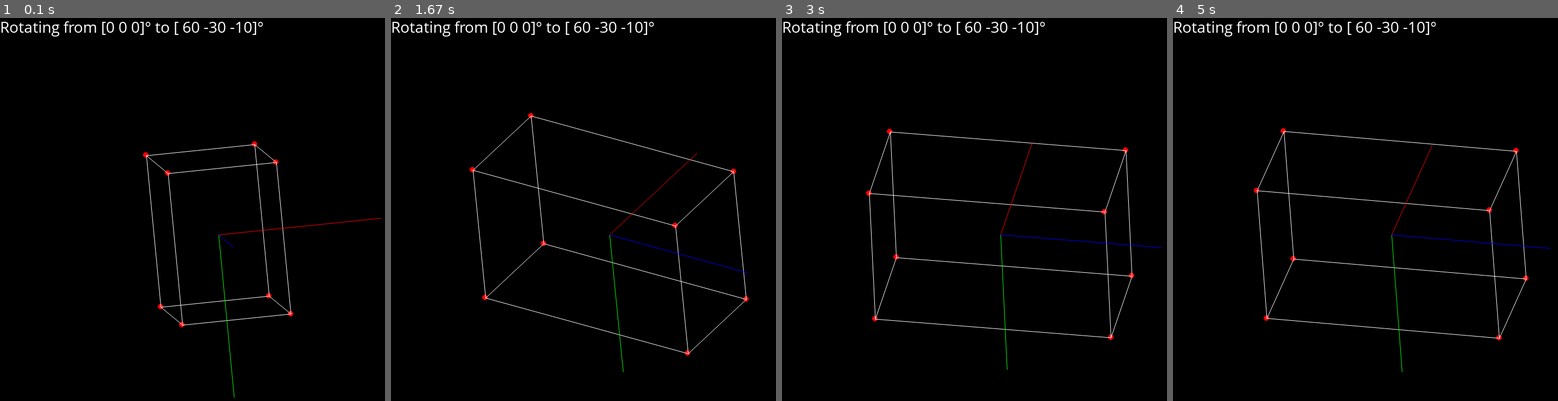
Above: before the commit, frames 1-4 (left to right).
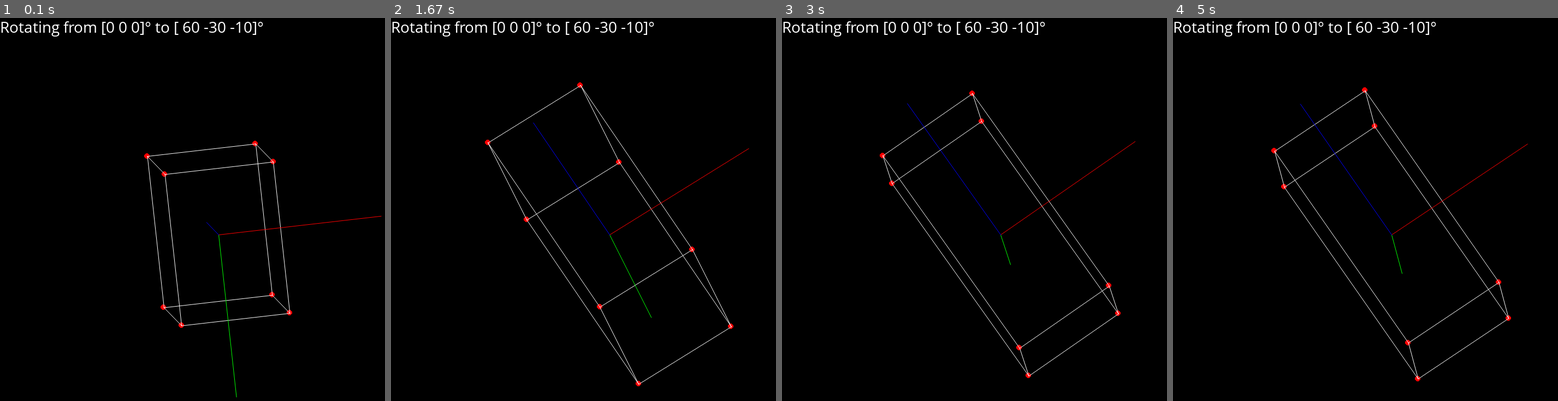
Above: after the commit, the same moments.

Repository: gsomani/AtitudeControl
Game: pygame game, started from python/PIDControllerTest.py
Two runs of this game, one before a commit and one after it. Both use one fixed random seed, a clock stepped at 60 frames per second and the inputs below.
Inputs:
- Up to frame 1 (0.1 s): no input
- Up to frame 2 (1.67 s): no input
- Up to frame 3 (3 s): no input
- Up to frame 4 (5 s): no input

The runs differ from the first frame. In frame 1, 1.7% of the frame differs, in the area x 37-100%, y 32-100%; in frame 2, 2.5%; in frame 3, 2.5%; in frame 4, 2.6%, in the area x 20-99%, y 18-95%.

Commit message:
fix euler to quaternion

Diff:
--- a/python/PIDControllerTest.py
+++ b/python/PIDControllerTest.py
@@ -27,9 +27,7 @@
     O3 = np.array([140, -80, 210])
 
     desiredOrientation = np.array([O1, O2, O3])
-    # Desired quaternion
     desiredQ = np.array([eulerToQuaternion(*o) for o in desiredOrientation])
-    desiredQ = [Quaternion(d[0],d[1:]) for d in desiredQ]
 
     qInit = np.array([1.0, 0.0, 0.0, 0.0])  # Initial orientation
     omegaInit = np.array([0.0, 0.0, 0.0])
@@ -63,14 +61,14 @@
     nD = len(desiredQ)
 
     for t in np.arange(self.dt, self.simTime*nD, self.dt):
-        qd = desiredQ[int(t // self.simTime)]
-        omegaReading = gyro()
-        controlTorque = controller(qd, omegaReading)
-        actualTorque = reactionwheel(controlTorque)
+      qd = desiredQ[int(t // self.simTime)]
+      omegaReading = gyro()
+      controlTorque = controller(qd, omegaReading)
+      actualTorque = reactionwheel(controlTorque)
 
-        gyro.simulateRotation(actualTorque)
+      gyro.simulateRotation(actualTorque)
 
-        realOrientation.append(calculateCurrentOrientation(realOrientation[-1], gyro.omegaList[-1], gyro.dt))
+      realOrientation.append(calculateCurrentOrientation(realOrientation[-1], gyro.omegaList[-1], gyro.dt))
 
     controller.plot()
     return np.array(realOrientation)
--- a/python/Quaternion.py
+++ b/python/Quaternion.py
@@ -83,49 +83,8 @@
   return Quaternion(z.real, z.imag*axis)
 
 def eulerToQuaternion(roll, pitch, yaw):
-  """
-  Converts ZYX Euler angles (in degrees) to a quaternion.
-  """
-  r = np.deg2rad(roll)
-  p = np.deg2rad(pitch)
-  y = np.deg2rad(yaw)
-
-  # Calculate trigonometric components
-  c1 = np.cos(r/2)
-  c2 = np.cos(p/2)
-  c3 = np.cos(y/2)
-  s1 = np.sin(r/2)
-  s2 = np.sin(p/2)
-  s3 = np.sin(y/2)
-
-  # Construct the quaternion (scalar-last convention)
-  qw = c1*c2*c3 - s1*s2*s3
-  qx = s1*s2*c3 + c1*c2*s3
-  qy = s1*c2*c3 + c1*s2*s3
-  qz = c1*s2*c3 - s1*c2*s3
-
-  return np.array([qw, qx, qy, qz])
-
-def quaternionToEuler(q):
-  """
-  Converts a quaternion to ZYX Euler angles (in radians).
-  """
-
-  qw, qx, qy, qz = q
-
-  # Avoid singularities near pitch +/- 90 degrees (Gimbal lock)
-  test = 2.0 * (qw*qy + qz*qx)
-  if test >= 1:
-    pitch = np.pi / 2
-  elif test <= -1:
-    pitch = -np.pi / 2
-  else:
-    pitch = np.arcsin(test)
-
-  roll = np.arctan2(2.0*(qw*qx + qy*qz), 1 - 2*(qx**2 + qy**2))
-  yaw = np.arctan2(2.0*(qw*qz + qx*qy), 1 - 2*(qy**2 + qz**2))
-
-  return roll, pitch, yaw
+  q = [fromAxisAngle(angle, axis) for angle,axis in zip([roll,pitch,yaw],np.eye(3))]
+  return q[0]*q[1]*q[2]
 
 def calculateCurrentOrientation(previousQ, omega, dt):
   return previousQ.update(omega, dt)
